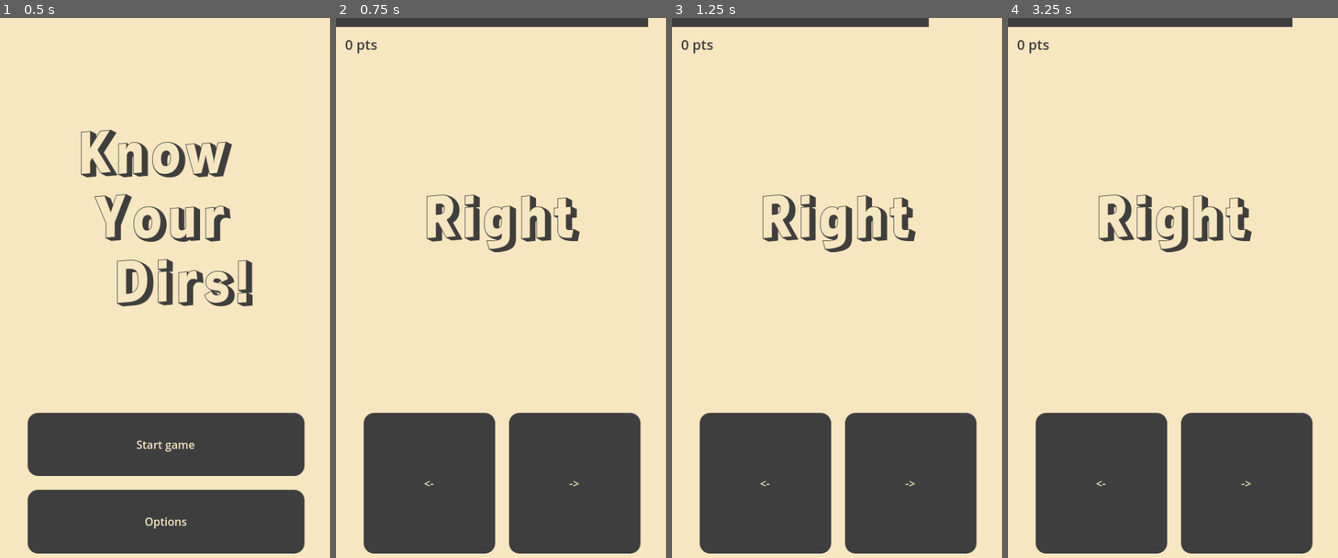
Above: before the commit, frames 1-4 (left to right).
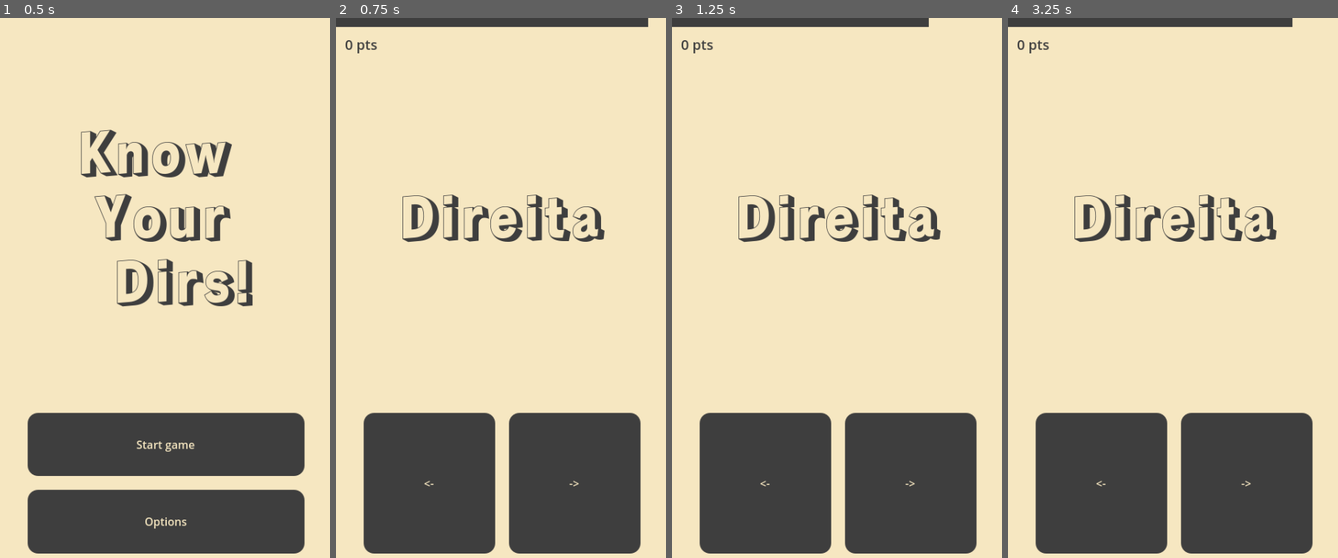
Above: after the commit, the same moments.

Repository: moskoscode/know-your-dirs
Game: Godot game, scene res://src/MainMenu.tscn
Two runs of this game, one before a commit and one after it. Both use one fixed random seed, a clock stepped at 60 frames per second and the inputs below.
Inputs:
- Up to frame 1 (0.5 s): no input
- Up to frame 2 (0.75 s): click "Start game" at 0.5 s
- Up to frame 3 (1.25 s): no input
- Up to frame 4 (3.25 s): click "<-" at 1.25 s; click "Main menu" at 2 s; click "Start game" at 2.75 s

Frame 1 is identical in both runs. In frame 2, 2.5% of the frame differs, in the area x 20-82%, y 32-44%; in frame 3, 2.5%; in frame 4, 2.5%.

Commit message:
direita e esquerda

Diff:
--- a/src/globals.gd
+++ b/src/globals.gd
@@ -1,11 +1,26 @@
 extends Node
+
+var game_data: GameData = GameData.new()
 
 var main_menu_scene := load("res://src/MainMenu.tscn")
 var simple_direction_scene := preload("res://src/SimpleDirection.tscn")
 var game_over_scene := preload("res://src/GameOver.tscn")
 
-enum Sides {
-	Left, Right
+enum Side {
+	Left,
+	Right,
 }
 
-var game_data: GameData = GameData.new()
+enum Language {
+	English,
+	Portuguese,
+}
+
+const _side_name_lookup = [
+	["Left", "Right"],  # Language.English
+	["Esquerda", "Direita"],  # Language.Portuguese
+]
+
+
+func side_name(lang: G.Language, side: G.Side):
+	return _side_name_lookup[lang][side]
--- a/src/simple_direction.gd
+++ b/src/simple_direction.gd
@@ -4,13 +4,14 @@
 @onready var points_label: Label = $Points;
 @onready var challenge_label: Label = $Layout/Challenge;
 @onready var progress_bar: ProgressBar = $ProgressBar;
-@onready var current_side: G.Sides = G.Sides.values().pick_random()
+@onready var current_lang: G.Language = G.Language.values().pick_random()
+@onready var current_side: G.Side = G.Side.values().pick_random()
 @onready var tween: Tween = null
 
 func _ready() -> void:
 	points_label.text = '{points} pts'.format({'points': G.game_data.points})
 	progress_bar.value = 10
-	challenge_label.text = G.Sides.keys()[current_side]
+	challenge_label.text = G.side_name(current_lang, current_side)
 
 	tween = create_tween()
 	tween.tween_property(progress_bar, "value", 0, 3)
@@ -21,7 +22,7 @@
 	get_tree().change_scene_to_packed(G.game_over_scene)
 
 
-func _on_btn_pressed(side: G.Sides) -> void:
+func _on_btn_pressed(side: G.Side) -> void:
 	if side != current_side:
 		# Wrong side, lost game
 		get_tree().change_scene_to_packed(G.game_over_scene)
